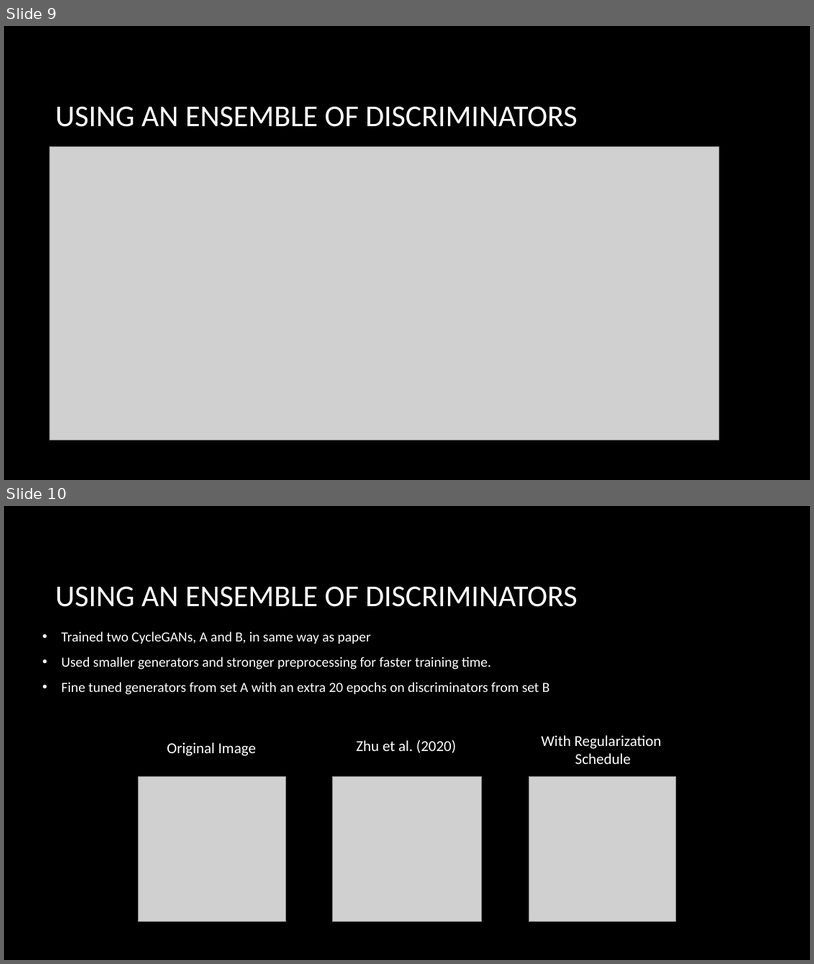
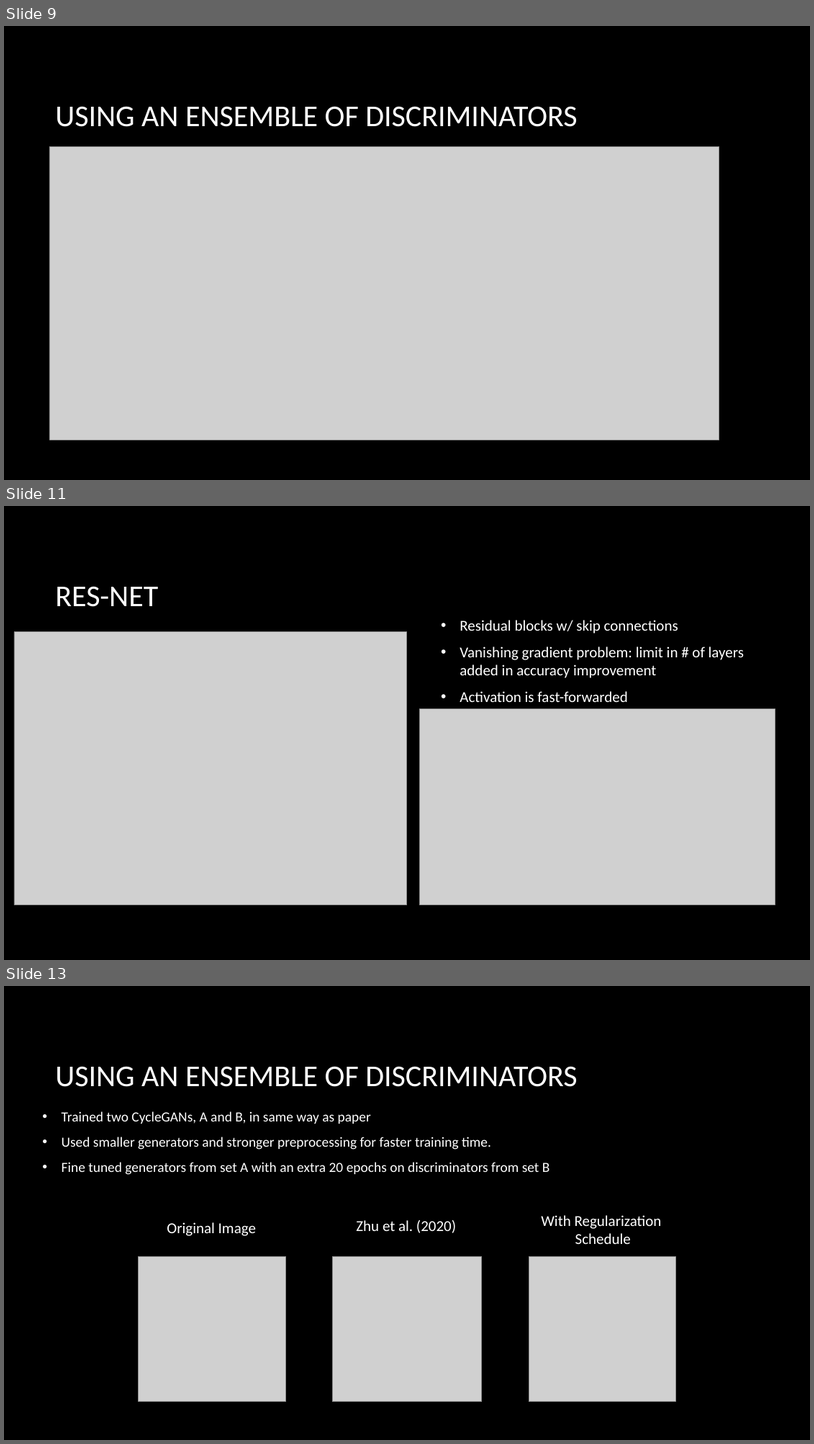
Before and after one commit to charlesabouhaidar/COMP473-Project, a slide deck: CycleGAN_simple/report_resources/COMP473_Project.pptx. Shown one above the other, each under a label of ours: slides 9 and 10 before the commit, slides 9, 11 and 13 after it; the slides between them are not shown. The pictures are 814x964 and 814x1444 pixels, drawn with LibreOffice and Linux fonts; fonts in the diff are those of the drawing; grey boxes stand for pictures; background and template pictures are left out. Boxes give left, top, right and bottom in pixels: in the first picture for what was removed or moved away, otherwise in the second. Text is boxed around its words. In the diff, an @@ line names an element or a change of style, - is before the commit and + after.

Commit message:
added CNN and res-net gen on powerpoint

```diff
--- a/CycleGAN_simple/report_resources/COMP473_Project.pptx
+++ b/CycleGAN_simple/report_resources/COMP473_Project.pptx
@@ slide 11 added at [4,506,810,960], background picture (left out) @@
@@ title added at [55,586,158,607], 36 pt, text #FFFFFF @@
+RES-NET
@@ picture added at [14,632,407,905] @@
@@ text added at [460,620,744,702], 18 pt, text #FFFFFF @@
+• Residual blocks w/ skip connections
+• Vanishing gradient problem: limit in # of layers added in accuracy improvement
+• Activation is fast-forwarded
@@ picture added at [419,708,775,905] @@
@@ what was slide 10 is now slide 13 @@
```
Also in this commit, not shown: 2 other slides added.
